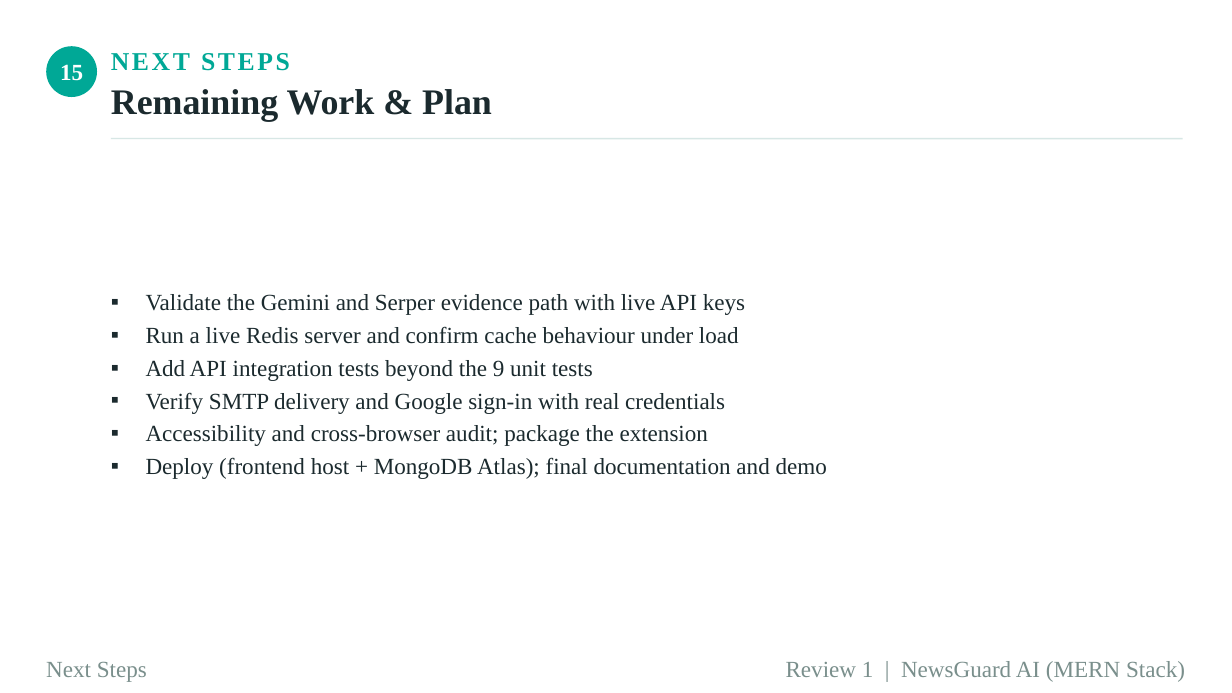
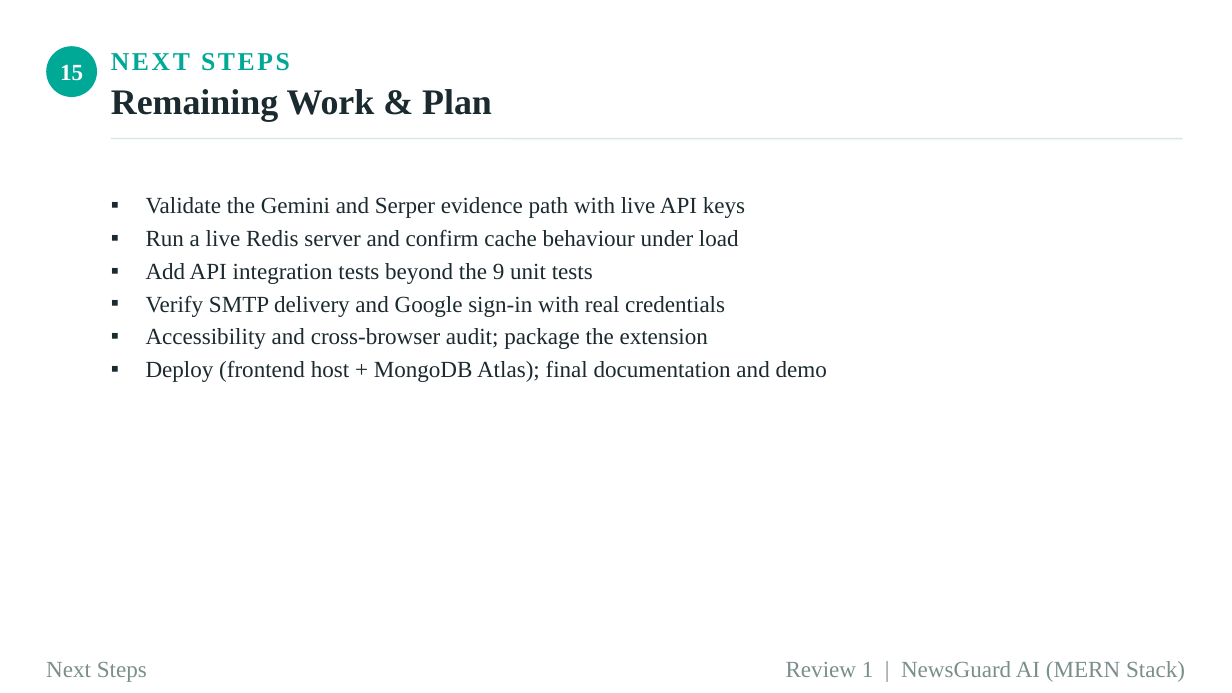
Before and after one commit to SanjayGoffl/TruthLens, a slide deck: slide 17 of Combined Review - NewsGuard AI.pptx (slide 16 before the commit). Drawn at 1232x693 pixels with LibreOffice and Linux fonts; fonts in the diff are those of the drawing. Boxes give left, top, right and bottom in pixels: in the first picture for what was removed or moved away, otherwise in the second. Text is boxed around its words. In the diff, an @@ line names an element or a change of style, - is before the commit and + after.

Commit message:
BACKUP: Pre-redesign baseline — MERN audit complete, split-brain tokens, page duplication documented

```diff
--- a/Combined Review - NewsGuard AI.pptx
+++ b/Combined Review - NewsGuard AI.pptx
@@ text "Validate the Gemini and Serper ...": place and size @@
-text "Validate the Gemini and Serper ..." at bbox=[146, 294, 827, 479]
+text "Validate the Gemini and Serper ..." at bbox=[146, 197, 827, 382]
```
Also in this commit, not shown: 7 other slides changed, 1 slide added, 17 other files.
